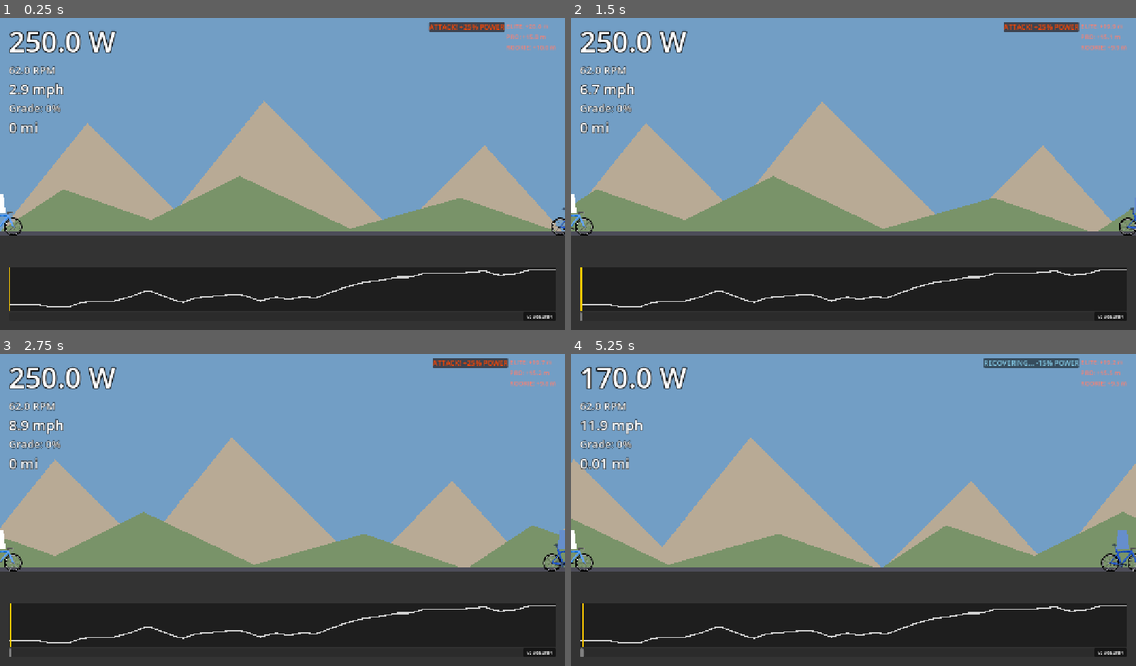
Above: before the commit, frames 1-4 (two rows, left to right).
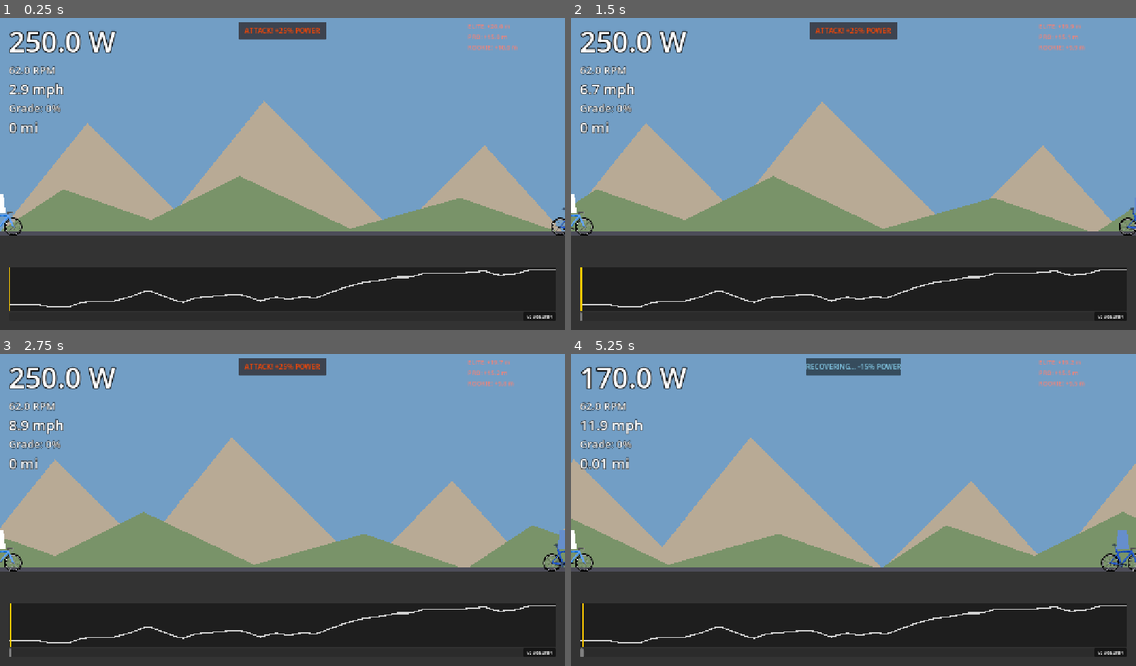
Above: after the commit, the same moments.

Repository: alexkibler/spokes-godot
Game: Godot game, scene res://src/features/cycling/GameScene.tscn
The game is run twice, just before and just after one commit, with the same random seed, the same clock (stepped at 60 frames per second) and the same inputs. This scene is started directly instead of the project's main scene.
Inputs (mouse positions are in pixels of both pictures, inside the frame that each line leads up to):
- Up to frame 1 (0.25 s): no input
- Up to frame 2 (1.5 s): tap Enter at 0.5 s; move the mouse to (977, 155) at 0.52 s; hold Shift 0.53-1.25 s; click (977, 155) at 0.67 s; drag from (740, 186) to (825, 236) at 1.27 s
- Up to frame 3 (2.75 s): move the mouse to (339, 438) at 2.02 s; tap Ctrl at 2.1 s; click (339, 438) at 2.17 s
- Up to frame 4 (5.25 s): drag from (825, 572) to (684, 460) at 2.77 s; move the mouse to (1023, 553) at 3.52 s; hold Shift 3.53-4.25 s; click (1023, 553) at 3.67 s; drag from (684, 460) to (768, 428) at 4.27 s; move the mouse to (881, 506) at 5.02 s; tap Ctrl at 5.1 s; click (881, 506) at 5.17 s

The runs differ from the first frame. In frame 1, 1.6% of the frame differs, in the area x 42-99%, y 1-11%; in frame 2, 1.6%; in frame 3, 1.6%; in frame 4, 1.7%, in the area x 41-99%, y 1-11%.

Commit message:
Refactor HUD layout for mobile safe area and overlap prevention
- Create `src/core/UIUtils.gd` to handle safe area margin calculations.
- Refactor `src/features/cycling/GameScene.tscn` to flatten HUD hierarchy, preventing overlap between stats, draft badge, and race gap panel.
- Update `src/features/cycling/GameScene.gd` to use new node paths and call `UIUtils.handle_safe_area`.
- Update `src/ui/components/MapHUD.gd` to use `UIUtils.handle_safe_area`.
- Set `mouse_filter` to `Ignore` on layout containers to ensure game world interactivity.

Co-authored-by: alexkibler <8137193+alexkibler@users.noreply.github.com>

Diff:
--- /dev/null
+++ b/src/core/UIUtils.gd
@@ -0,0 +1,25 @@
+class_name UIUtils
+extends RefCounted
+
+## UI Utility functions for safe area handling and other common UI tasks.
+
+static func handle_safe_area(container: MarginContainer, min_margin: int = 20) -> void:
+	if not container or not container.is_inside_tree():
+		return
+
+	var safe_area: Rect2i = DisplayServer.get_display_safe_area()
+	var window_size: Vector2i = DisplayServer.window_get_size()
+
+	# If running in editor or windowed mode where safe area matches window,
+	# these might be 0 offsets.
+	# We calculate margins needed to respect the safe area.
+
+	var margin_left: int = safe_area.position.x
+	var margin_top: int = safe_area.position.y
+	var margin_right: int = window_size.x - (safe_area.position.x + safe_area.size.x)
+	var margin_bottom: int = window_size.y - (safe_area.position.y + safe_area.size.y)
+
+	container.add_theme_constant_override("margin_left", maxi(margin_left, min_margin))
+	container.add_theme_constant_override("margin_top", maxi(margin_top, min_margin))
+	container.add_theme_constant_override("margin_right", maxi(margin_right, min_margin))
+	container.add_theme_constant_override("margin_bottom", maxi(margin_bottom, min_margin))
--- a/src/features/cycling/GameScene.gd
+++ b/src/features/cycling/GameScene.gd
@@ -3,16 +3,16 @@
 
 # Orchestrator for the riding experience
 
-@onready var hud_power_label: Label = $HUD/MarginContainer/VBoxContainer/HBoxContainer/Stats/PowerValue
-@onready var hud_cadence_label: Label = $HUD/MarginContainer/VBoxContainer/HBoxContainer/Stats/CadenceValue
-@onready var hud_speed_label: Label = $HUD/MarginContainer/VBoxContainer/HBoxContainer/Stats/SpeedValue
-@onready var hud_dist_label: Label = $HUD/MarginContainer/VBoxContainer/HBoxContainer/Stats/DistValue
-@onready var hud_grade_label: Label = $HUD/MarginContainer/VBoxContainer/HBoxContainer/Stats/GradeValue
-@onready var progress_bar: ProgressBar = $HUD/MarginContainer/VBoxContainer/ProgressBar
+@onready var hud_power_label: Label = $HUD/MarginContainer/HUDLayout/Stats/PowerValue
+@onready var hud_cadence_label: Label = $HUD/MarginContainer/HUDLayout/Stats/CadenceValue
+@onready var hud_speed_label: Label = $HUD/MarginContainer/HUDLayout/Stats/SpeedValue
+@onready var hud_dist_label: Label = $HUD/MarginContainer/HUDLayout/Stats/DistValue
+@onready var hud_grade_label: Label = $HUD/MarginContainer/HUDLayout/Stats/GradeValue
+@onready var progress_bar: ProgressBar = $HUD/MarginContainer/HUDLayout/BottomPanel/ProgressBar
 @onready var environment: Node2D = $Environment
 @onready var parallax: ParallaxBackground = $ParallaxBackground
-@onready var elevation_line: Line2D = $HUD/MarginContainer/VBoxContainer/ElevationContainer/ElevationLine
-@onready var player_marker: ColorRect = $HUD/MarginContainer/VBoxContainer/ElevationContainer/PlayerMarker
+@onready var elevation_line: Line2D = $HUD/MarginContainer/HUDLayout/BottomPanel/ElevationContainer/ElevationLine
+@onready var player_marker: ColorRect = $HUD/MarginContainer/HUDLayout/BottomPanel/ElevationContainer/PlayerMarker
 @onready var ground_line: Line2D = $Environment/Ground
 @onready var draft_badge: PanelContainer = %DraftBadge
 @onready var race_gap_panel: VBoxContainer = %RaceGapPanel
@@ -48,6 +48,8 @@
 	ride_start_time = Time.get_ticks_msec()
 	fit_writer = FitWriter.new(Time.get_unix_time_from_system() * 1000)
 	last_record_ms = ride_start_time
+
+	UIUtils.handle_safe_area($HUD/MarginContainer)
 
 	# Create Player Entity
 	player_cyclist = cyclist_scene.instantiate()
@@ -161,7 +163,7 @@
 
 	elevation_line.clear_points()
 	var total_dist: float = course.total_distance_m
-	var elevation_container: Control = $HUD/MarginContainer/VBoxContainer/ElevationContainer as Control
+	var elevation_container: Control = $HUD/MarginContainer/HUDLayout/BottomPanel/ElevationContainer as Control
 	var width: float = elevation_container.size.x
 	if width <= 0: width = 1240.0
 
@@ -337,7 +339,7 @@
 
 	# Update Player marker on elevation graph
 	var total_dist: float = course.total_distance_m
-	var elevation_container: Control = $HUD/MarginContainer/VBoxContainer/ElevationContainer as Control
+	var elevation_container: Control = $HUD/MarginContainer/HUDLayout/BottomPanel/ElevationContainer as Control
 	var graph_width: float = elevation_container.size.x
 	if graph_width <= 0: graph_width = 1240.0
 
@@ -348,6 +350,7 @@
 		player_marker.position.x = progress * graph_width
 
 func _on_viewport_resized() -> void:
+	UIUtils.handle_safe_area($HUD/MarginContainer)
 	var vw: float = get_viewport_rect().size.x
 	var mirror_val: Vector2 = Vector2(max(1280.0, vw), 0)
 	if parallax:
--- a/src/features/cycling/GameScene.tscn
+++ b/src/features/cycling/GameScene.tscn
@@ -66,82 +66,103 @@
 anchor_bottom = 1.0
 grow_horizontal = 2
 grow_vertical = 2
+mouse_filter = 2
 theme_override_constants/margin_left = 20
 theme_override_constants/margin_top = 20
 theme_override_constants/margin_right = 20
 theme_override_constants/margin_bottom = 20
 
-[node name="VBoxContainer" type="VBoxContainer" parent="HUD/MarginContainer"]
+[node name="HUDLayout" type="Control" parent="HUD/MarginContainer"]
 layout_mode = 2
+mouse_filter = 2
 
-[node name="HBoxContainer" type="HBoxContainer" parent="HUD/MarginContainer/VBoxContainer"]
-layout_mode = 2
+[node name="Stats" type="VBoxContainer" parent="HUD/MarginContainer/HUDLayout"]
+layout_mode = 1
+offset_right = 200.0
+offset_bottom = 200.0
+mouse_filter = 2
 
-[node name="Stats" type="VBoxContainer" parent="HUD/MarginContainer/VBoxContainer/HBoxContainer"]
-layout_mode = 2
-size_flags_horizontal = 3
-
-[node name="PowerValue" type="Label" parent="HUD/MarginContainer/VBoxContainer/HBoxContainer/Stats"]
+[node name="PowerValue" type="Label" parent="HUD/MarginContainer/HUDLayout/Stats"]
 layout_mode = 2
 theme_override_colors/font_outline_color = Color(0, 0, 0, 1)
 theme_override_constants/outline_size = 8
 theme_override_font_sizes/font_size = 64
 text = "0 W"
 
-[node name="CadenceValue" type="Label" parent="HUD/MarginContainer/VBoxContainer/HBoxContainer/Stats"]
+[node name="CadenceValue" type="Label" parent="HUD/MarginContainer/HUDLayout/Stats"]
 layout_mode = 2
 theme_override_colors/font_outline_color = Color(0, 0, 0, 1)
 theme_override_constants/outline_size = 4
 theme_override_font_sizes/font_size = 24
 text = "0 RPM"
 
-[node name="SpeedValue" type="Label" parent="HUD/MarginContainer/VBoxContainer/HBoxContainer/Stats"]
+[node name="SpeedValue" type="Label" parent="HUD/MarginContainer/HUDLayout/Stats"]
 layout_mode = 2
 theme_override_colors/font_outline_color = Color(0, 0, 0, 1)
 theme_override_constants/outline_size = 6
 theme_override_font_sizes/font_size = 32
 text = "0.0 km/h"
 
-[node name="GradeValue" type="Label" parent="HUD/MarginContainer/VBoxContainer/HBoxContainer/Stats"]
+[node name="GradeValue" type="Label" parent="HUD/MarginContainer/HUDLayout/Stats"]
 layout_mode = 2
 theme_override_colors/font_outline_color = Color(0, 0, 0, 1)
 theme_override_constants/outline_size = 4
 theme_override_font_sizes/font_size = 24
 text = "Grade: 0%"
 
-[node name="DistValue" type="Label" parent="HUD/MarginContainer/VBoxContainer/HBoxContainer/Stats"]
+[node name="DistValue" type="Label" parent="HUD/MarginContainer/HUDLayout/Stats"]
 layout_mode = 2
 theme_override_colors/font_outline_color = Color(0, 0, 0, 1)
 theme_override_constants/outline_size = 6
 theme_override_font_sizes/font_size = 32
 text = "0.00 km"
 
-[node name="DraftBadge" type="PanelContainer" parent="HUD/MarginContainer/VBoxContainer/HBoxContainer"]
+[node name="DraftBadge" type="PanelContainer" parent="HUD/MarginContainer/HUDLayout"]
 unique_name_in_owner = true
 visible = false
-layout_mode = 2
-size_flags_horizontal = 4
-size_flags_vertical = 0
+layout_mode = 1
+anchors_preset = 5
+anchor_left = 0.5
+anchor_right = 0.5
+offset_left = -100.0
+offset_right = 100.0
+offset_bottom = 40.0
+grow_horizontal = 2
+mouse_filter = 2
 
-[node name="Label" type="Label" parent="HUD/MarginContainer/VBoxContainer/HBoxContainer/DraftBadge"]
+[node name="Label" type="Label" parent="HUD/MarginContainer/HUDLayout/DraftBadge"]
 layout_mode = 2
 text = "SLIPSTREAM -20% DRAG"
+horizontal_alignment = 1
 
-[node name="RaceGapPanel" type="VBoxContainer" parent="HUD/MarginContainer/VBoxContainer/HBoxContainer"]
+[node name="RaceGapPanel" type="VBoxContainer" parent="HUD/MarginContainer/HUDLayout"]
 unique_name_in_owner = true
-layout_mode = 2
-size_flags_horizontal = 8
-size_flags_vertical = 0
+layout_mode = 1
+anchors_preset = 1
+anchor_left = 1.0
+anchor_right = 1.0
+offset_left = -200.0
+offset_bottom = 200.0
+grow_horizontal = 0
+mouse_filter = 2
 
-[node name="Spacer" type="Control" parent="HUD/MarginContainer/VBoxContainer"]
-layout_mode = 2
-size_flags_vertical = 3
+[node name="BottomPanel" type="VBoxContainer" parent="HUD/MarginContainer/HUDLayout"]
+layout_mode = 1
+anchors_preset = 12
+anchor_top = 1.0
+anchor_right = 1.0
+anchor_bottom = 1.0
+offset_top = -124.0
+grow_horizontal = 2
+grow_vertical = 0
+mouse_filter = 2
 
-[node name="ElevationContainer" type="Control" parent="HUD/MarginContainer/VBoxContainer"]
+[node name="ElevationContainer" type="Control" parent="HUD/MarginContainer/HUDLayout/BottomPanel"]
 custom_minimum_size = Vector2(0, 100)
 layout_mode = 2
+mouse_filter = 2
 
-[node name="ColorRect" type="ColorRect" parent="HUD/MarginContainer/VBoxContainer/ElevationContainer"]
+[node name="ColorRect" type="ColorRect" parent="HUD/MarginContainer/HUDLayout/BottomPanel/ElevationContainer"]
 layout_mode = 1
 anchors_preset = 15
 anchor_right = 1.0
@@ -150,18 +171,19 @@
 grow_vertical = 2
 color = Color(0, 0, 0, 0.4)
 
-[node name="ElevationLine" type="Line2D" parent="HUD/MarginContainer/VBoxContainer/ElevationContainer"]
+[node name="ElevationLine" type="Line2D" parent="HUD/MarginContainer/HUDLayout/BottomPanel/ElevationContainer"]
 width = 3.0
 default_color = Color(1, 1, 1, 0.8)
 
-[node name="PlayerMarker" type="ColorRect" parent="HUD/MarginContainer/VBoxContainer/ElevationContainer"]
+[node name="PlayerMarker" type="ColorRect" parent="HUD/MarginContainer/HUDLayout/BottomPanel/ElevationContainer"]
 layout_mode = 0
 offset_right = 4.0
 offset_bottom = 100.0
 color = Color(1, 0.8, 0, 1)
 
-[node name="ProgressBar" type="ProgressBar" parent="HUD/MarginContainer/VBoxContainer"]
+[node name="ProgressBar" type="ProgressBar" parent="HUD/MarginContainer/HUDLayout/BottomPanel"]
 custom_minimum_size = Vector2(0, 20)
 layout_mode = 2
 value = 50.0
 show_percentage = false
+mouse_filter = 2
--- a/src/ui/components/MapHUD.gd
+++ b/src/ui/components/MapHUD.gd
@@ -7,6 +7,7 @@
 @onready var autoplay_button: Button = %AutoplayButton
 
 func _ready() -> void:
+	UIUtils.handle_safe_area($MarginContainer)
 	equip_button.pressed.connect(_on_equip_pressed)
 	autoplay_button.pressed.connect(_on_autoplay_pressed)
 
